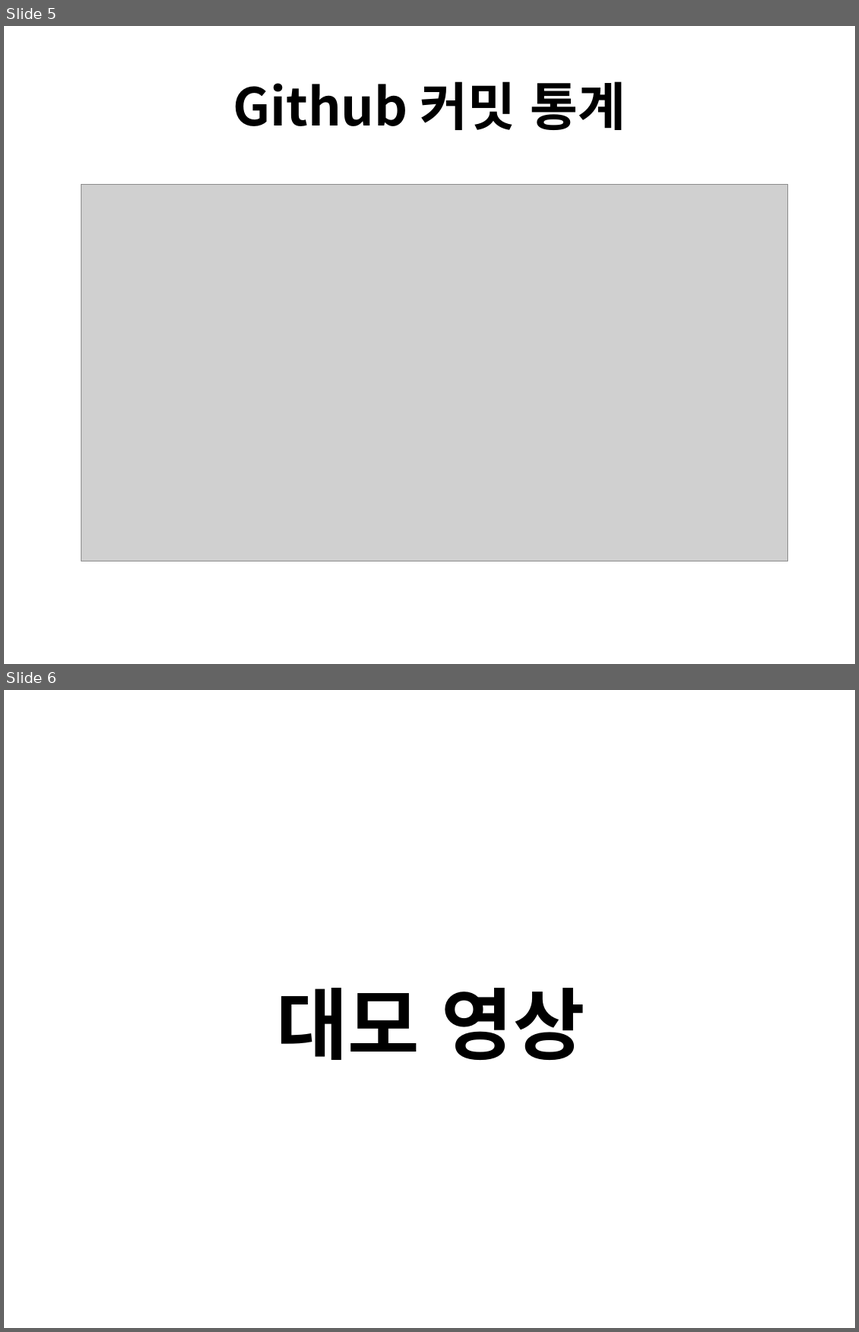
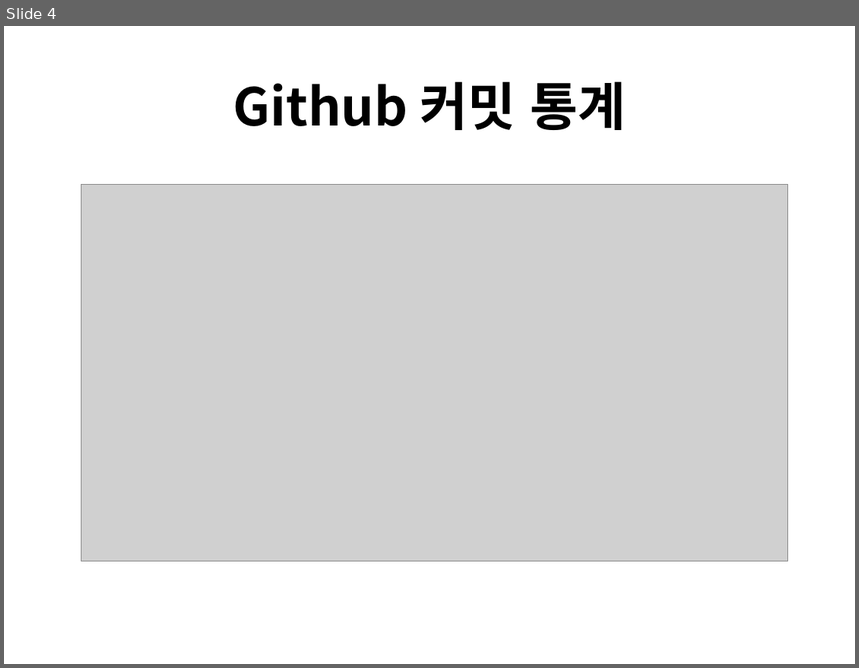
Before and after one commit to hwawonhan/2dgp, a slide deck: ppt/project_2.pptx. Shown one above the other, each under a label of ours: slides 5 and 6 before the commit, slide 4 after it. The pictures are 859x1332 and 859x668 pixels, drawn with LibreOffice and Linux fonts; fonts in the diff are those of the drawing; grey boxes stand for pictures; background and template pictures are left out. Boxes give left, top, right and bottom in pixels: in the first picture for what was removed or moved away, otherwise in the second. Text is boxed around its words. In the diff, an @@ line names an element or a change of style, - is before the commit and + after.

```diff
--- a/ppt/project_2.pptx
+++ b/ppt/project_2.pptx
@@ slide 6 removed at (x1=4, y1=690, x2=855, y2=1328), background picture (left out) @@
@@ title removed at (x1=276, y1=988, x2=585, y2=1060) @@
-대모 영상
@@ what was slide 5 is now slide 4 @@
```
Also in this commit, not shown: 1 other slide removed, 1 other file.
